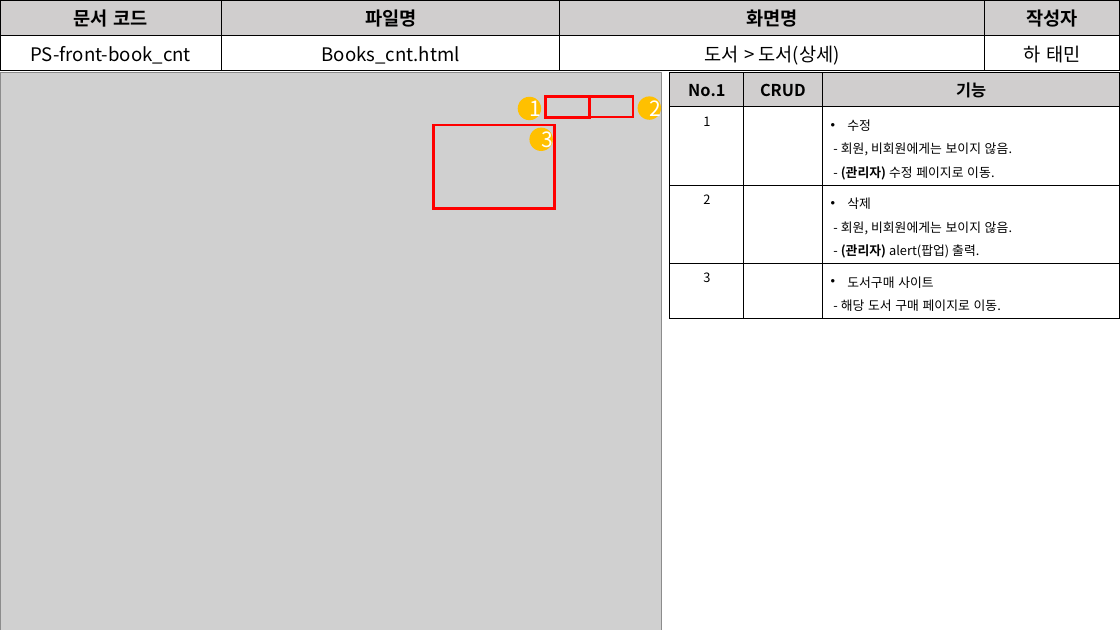
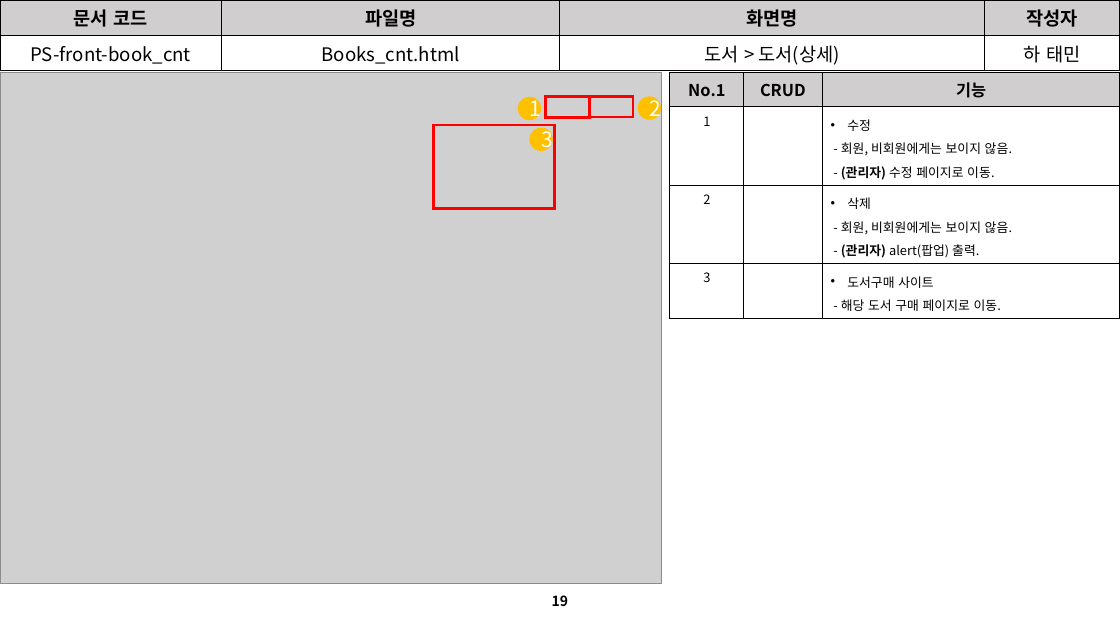
Before and after one commit to David-Ha-1217/Publisher_Portfolio, a slide deck: slide 19 of Documents/화면설계서.pptx (slide 18 before the commit). Drawn at 1120x630 pixels with LibreOffice and Linux fonts; fonts in the diff are those of the drawing; grey boxes stand for pictures. Boxes give left, top, right and bottom in pixels: in the first picture for what was removed or moved away, otherwise in the second. Text is boxed around its words. In the diff, an @@ line names an element or a change of style, - is before the commit and + after.

```diff
--- a/Documents/화면설계서.pptx
+++ b/Documents/화면설계서.pptx
@@ picture: place and size @@
-picture at bbox=[0, 73, 661, 630]
+picture at bbox=[0, 73, 661, 584]
@@ page number added at bbox=[552, 595, 568, 606], 12 pt, text #000000, bold @@
+19
```
Also in this commit, not shown: 24 other slides changed, 3 slides added, 2 slides removed, 1 other file.
